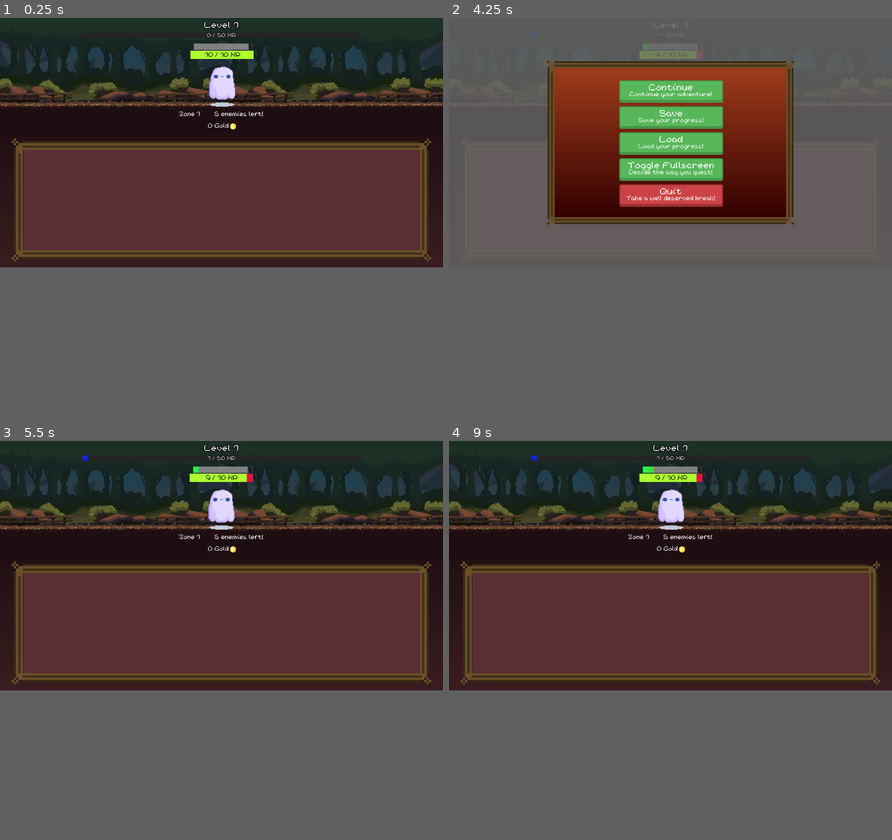
Above: before the commit, frames 1-4 (two rows, left to right).
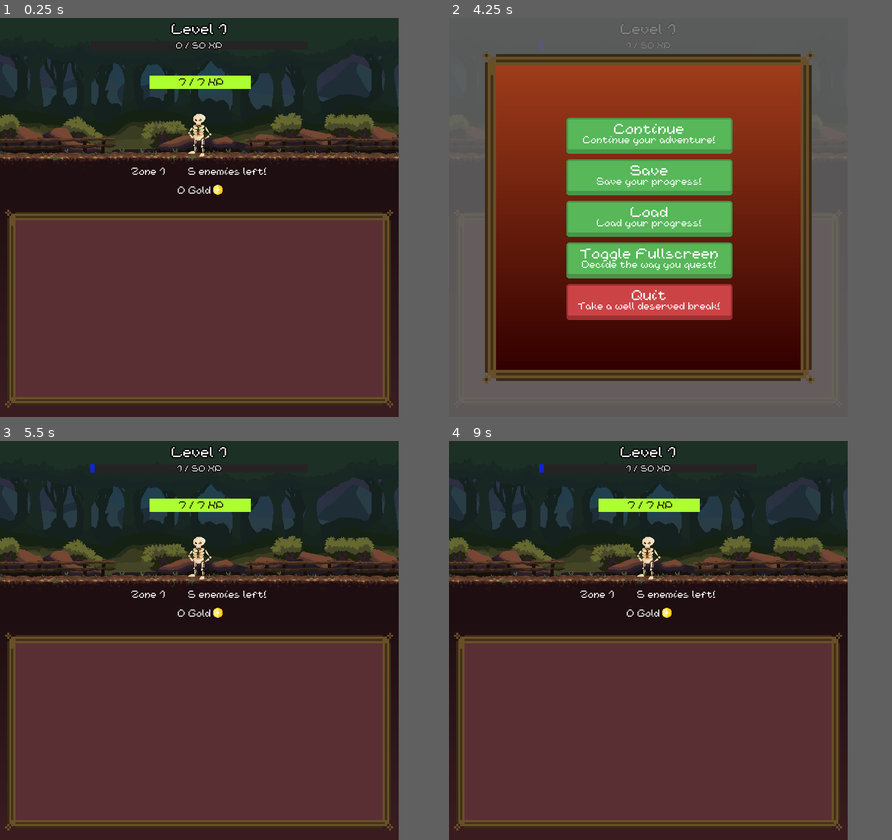
Above: after the commit, the same moments.

Repository: TTTaevas/SwordVenture
Game: Godot game, scene res://scenes/game.tscn
The game is run twice, just before and just after one commit, with the same random seed, the same clock (stepped at 60 frames per second) and the same inputs.
Inputs (mouse positions are in pixels of both pictures, inside the frame that each line leads up to):
- Up to frame 1 (0.25 s): no input
- Up to frame 2 (4.25 s): tap Enter at 0.5, 2 s; move the mouse to (670, 85) at 0.52 s; click (670, 85) at 0.67 s; tap Space at 1.25, 2.75 s; move the mouse to (581, 153) at 1.27 s; click (581, 153) at 1.42 s; move the mouse to (714, 89) at 2.02 s; click (714, 89) at 2.17 s; move the mouse to (648, 193) at 2.77 s; click (648, 193) at 2.92 s; move the mouse to (803, 181) at 3.52 s; click (803, 181) at 3.67 s; tap Escape at 4.15 s
- Up to frame 3 (5.5 s): click "Continue" at 4.25 s; tap Enter at 5 s; move the mouse to (88, 528) at 5.02 s; click (88, 528) at 5.17 s
- Up to frame 4 (9 s): tap Space at 5.75 s; move the mouse to (692, 564) at 5.77 s; click (692, 564) at 5.92 s; move the mouse to (604, 504) at 6.52 s; click (604, 504) at 6.67 s; move the mouse to (767, 552) at 7.27 s; click (767, 552) at 7.42 s; move the mouse to (581, 576) at 8.02 s; click (581, 576) at 8.17 s; move the mouse to (714, 512) at 8.77 s; click (714, 512) at 8.92 s
The window is 800x450 before the commit and 720x720 after it. Grey fills any space a smaller window leaves; there, only what the larger window draws over its background counts as a difference.

The runs differ from the first frame. In frame 1, 44% of the frame differs, in the area x 0-100%, y 0-100%; in frame 2, 53%, in the area x 1-90%, y 0-92%; in frame 3, 44%; in frame 4, 44%.

Commit message:
adjustments

Diff:
--- a/project.godot
+++ b/project.godot
@@ -24,8 +24,11 @@
 
 [display]
 
-window/size/viewport_width=1280
+window/size/viewport_width=720
 window/size/viewport_height=720
+window/stretch/aspect="ignore"
+window/handheld/orientation=3
+window/vsync/vsync_mode=2
 
 [filesystem]
 
--- a/scenes/bottom/category.gd
+++ b/scenes/bottom/category.gd
@@ -30,4 +30,5 @@
 			len(find_children("Item*", "", true, false).filter(func(p): return p.level > 0)),
 		]
 	elif category == "magic":
-		$Container/VContainer/Stats.text = "Ascensions make the game easier, at the cost of resetting your progress!"
+		$Container/VContainer/Stats.text = "Make the game easier for you, but at a price!
+		Ascensions made thus far: %s" % PlayerVariables.ascends
--- a/scenes/bottom_screen.gd
+++ b/scenes/bottom_screen.gd
@@ -136,26 +136,24 @@
 	var screen := get_viewport_rect().size
 	$Background.size.x = screen.x
 
-	var gs_width = $GoldSprite.texture.get_width() * $GoldSprite.scale.x
-	$Gold.text = "%s Gold" % PlayerVariables.displayNumber(PlayerVariables.gold)
-	$Gold.size = $Gold.get_theme_font("font").get_string_size($Gold.text)
-	$Gold.position.x = (screen.x / 2) - ($Gold.size.x / 2) - (gs_width / 2)
-	$GoldSprite.position.x = $Gold.position.x + $Gold.size.x + 12
-
-	var s = min(max(0.65, $Background.size.x / 1920), 1)
+	var x = min(max(0.20, screen.x / 1920), 1.00)
+	var y = min(max(0.20, screen.y / 1920), 1.00)
+	var s = min(max(0.20, min(x, y)), 1.00)
 	$ShopBorder.scale = Vector2(s, s)
-	$ShopBorder.size = ($Background.size / $ShopBorder.scale) - Vector2(100, 100)
+	$ShopBorder.size = ($Background.size / $ShopBorder.scale) - Vector2(50, 100 / (y + 0.2))
 	$ShopBorder.position.x = ($Background.size.x / 2) - (($ShopBorder.size.x * $ShopBorder.scale.x) / 2)
-	$ShopBorder.position.y = 50
+	$ShopBorder.position.y = 20 + (s * 75)
 
 	var i = $ShopBorder.patch_margin_left
-	$ShopBackground.size = ($ShopBorder.size - Vector2(i * 2, i * 2)) * $ShopBorder.scale
-	$ShopBackground.position = ($ShopBorder.position) + Vector2(i, i) * $ShopBorder.scale
-
+	$ShopBackground.size = (($ShopBorder.size - Vector2(i * 2, i * 2)) * $ShopBorder.scale) + Vector2(2, 2)
+	$ShopBackground.position = (($ShopBorder.position) + Vector2(i, i) * $ShopBorder.scale) - Vector2(2, 2)
+
+	var magic_number = min(max(min(x * 3.5, y * 3.0), 0.75), 1)
 	var shops = find_children("Category_*", "Control", true, false)
 	for shop in shops.filter(func(shop): return shop.is_visible()):
 		var container = shop.find_child("Container")
-		container.size = $ShopBackground.size
+		container.size = $ShopBackground.size / magic_number
+		container.scale = Vector2(magic_number, magic_number)
 		container.position = $ShopBackground.position
 
 	for shop in shops.filter(func(shop): return !shop.is_visible()):
@@ -163,32 +161,29 @@
 		container.size = Vector2(0, 0)
 		container.position = Vector2(-1920, -1920)
 
-	for e in len(categories):
-		var cat = categories[e]
+	for index in len(categories):
+		var cat = categories[index]
 		var button = find_child("Cat_button_%s" % cat["name"], false, false)
 
 		if (button.is_visible() == false and PlayerVariables.level >= button.required_level):
 			button.show()
 			var shortcut = Shortcut.new()
 			var key_normal = InputEventKey.new()
-			key_normal.set_physical_keycode(49 + e)
+			key_normal.set_physical_keycode(49 + index)
 			var key_pad = InputEventKey.new()
-			key_pad.set_physical_keycode(4194439 + e)
+			key_pad.set_physical_keycode(4194439 + index)
 			shortcut.set_events([key_normal, key_pad])
 			button.set_shortcut(shortcut)
 
-		var x = $ShopBackground.position.x * (e + 1)
-		if len(categories) * button.size.x >= $ShopBackground.size.x - 10 and e != 0:
-			x -= (button.size.x / 2) * e
-		button.position.x = x
+		button.position.x = ($ShopBackground.position.x + 2) + ((button.size.x + 5) * index) * min((x * 3), 2)
 		button.position.y = $ShopBorder.position.y - 18 + (($ShopBorder.scale.y - 0.75) * 18)
 
 		var shop_container = shops.filter(func(s): return s.category == cat["name"])[0].find_child("VContainer", true, false)
 		var shop_articles = shop_container.get_children().filter(func(a): return "Separator" not in a.name)
-		for index in len(shop_articles):
-			var article = shop_articles[index]
+		for article_index in len(shop_articles):
+			var article = shop_articles[article_index]
 			article.position.x = 10
-			article.position.y = 10 + (index * (article.size.y * 1.2))
+			article.position.y = 10 + (article_index * (article.size.y * 1.2))
 
 		var shop_items = shop_articles.filter(func(a): return "Item" in a.name)
 		for item in shop_items:
@@ -196,3 +191,20 @@
 				item.show()
 			else:
 				item.hide()
+
+	$Gold.text = "%s Gold" % PlayerVariables.displayNumber(PlayerVariables.gold)
+	$Gold.size = $Gold.get_theme_font("font").get_string_size($Gold.text)
+	var gs_width = $GoldSprite.texture.get_width() * $GoldSprite.scale.x
+	var gold_x = (screen.x / 2) - ($Gold.size.x / 2) - (gs_width / 2)
+
+	var buttons = find_children("Cat_button*", "", false, false).filter(func(b): return b.is_visible())
+	if len(buttons):
+		var btn = buttons[len(buttons) - 1]
+		var offset = abs(max(0, (btn.position.x + (btn.size.x)) - gold_x))
+		if offset < 5:
+			gold_x += abs(max(0, (btn.position.x + (btn.size.x)) - gold_x))
+		else:
+			gold_x = screen.x - gs_width - $Gold.size.x - 10
+
+	$Gold.position.x = gold_x
+	$GoldSprite.position.x = $Gold.position.x + $Gold.size.x + 12
--- a/scenes/bottom_screen.tscn
+++ b/scenes/bottom_screen.tscn
@@ -34,9 +34,12 @@
 label_settings = ExtResource("2_n1mm5")
 
 [node name="GoldSprite" type="Sprite2D" parent="."]
-position = Vector2(320, 15)
+position = Vector2(116, 12)
 scale = Vector2(0.035, 0.035)
 texture = ExtResource("3_kf4fc")
+
+[node name="ShopBackground" type="ColorRect" parent="."]
+color = Color(0.34902, 0.184314, 0.203922, 1)
 
 [node name="ShopBorder" type="NinePatchRect" parent="."]
 offset_left = 162.0
@@ -49,10 +52,3 @@
 patch_margin_top = 50
 patch_margin_right = 50
 patch_margin_bottom = 50
-
-[node name="ShopBackground" type="ColorRect" parent="."]
-offset_left = 44.0
-offset_top = 49.0
-offset_right = 94.0
-offset_bottom = 99.0
-color = Color(0.34902, 0.184314, 0.203922, 1)
--- a/scenes/pause_screen.gd
+++ b/scenes/pause_screen.gd
@@ -53,8 +53,8 @@
 	var screen := get_viewport_rect().size
 
 	$Gray.size = screen
-	if screen.x < 1080:
-		$Border.position = screen / (6 if screen.y > 720 else 12)
+	if screen.x < 1080 or screen.y < 720:
+		$Border.position = screen / 12
 		$Border.size = (screen / $Border.scale) - ($Border.position * 4)
 	else:
 		$Border.size = Vector2(720 / $Border.scale.x, 480 / $Border.scale.y)
@@ -62,8 +62,10 @@
 	$Background.position = Vector2($Border.position.x + 20, $Border.position.y + 20)
 	$Background.size = ($Border.size * $Border.scale) - Vector2(35, 35)
 
+	var s = min(max(0.70, min($Border.size.x / 1080, $Border.size.y / 920)), 1.00)
 	$Menu.position = $Background.position
-	$Menu.size = $Background.size
+	$Menu.scale = Vector2(s, s)
+	$Menu.size = $Background.size / s
 
 	if PlayerVariables.enemies_killed >= PlayerVariables.enemies_to_progress:
 		$Menu/Container.find_child("SaveButton", false, false).disabled = true
@@ -143,6 +145,7 @@
 							prprty, item_data.i_name
 						])
 
+	PlayerVariables.enemies_fled = []
 	return "Welcome back!"
 
 func screen_game():
Not shown, changed: export_presets.cfg
